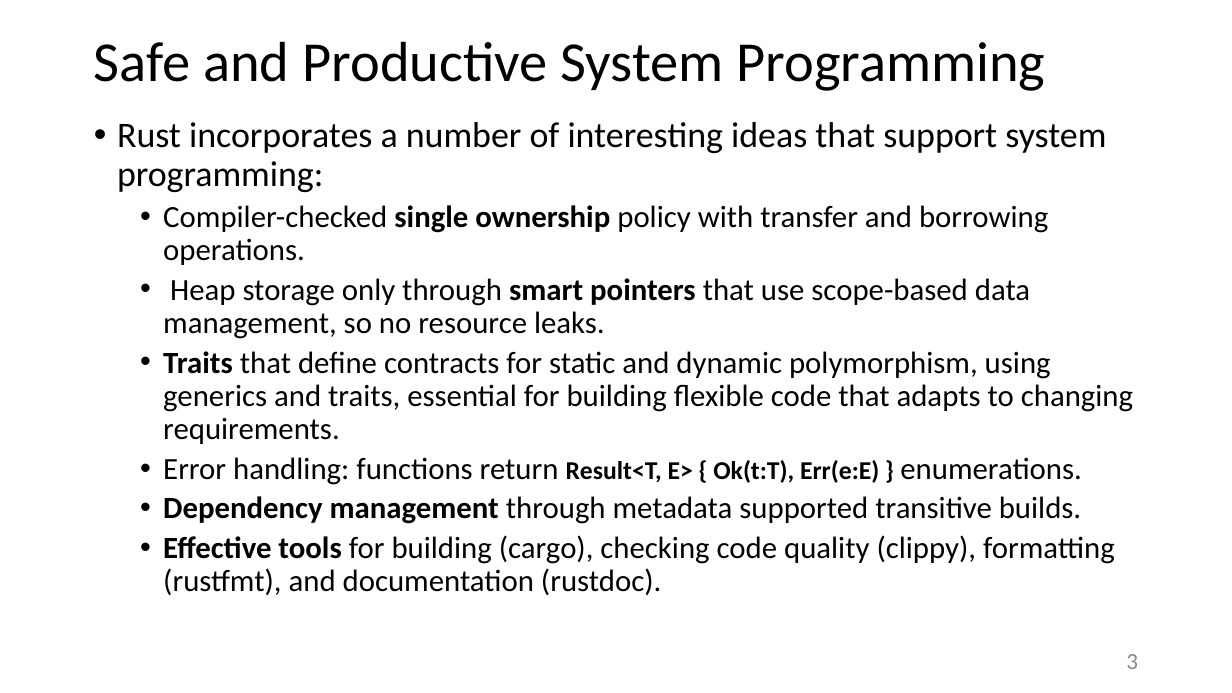
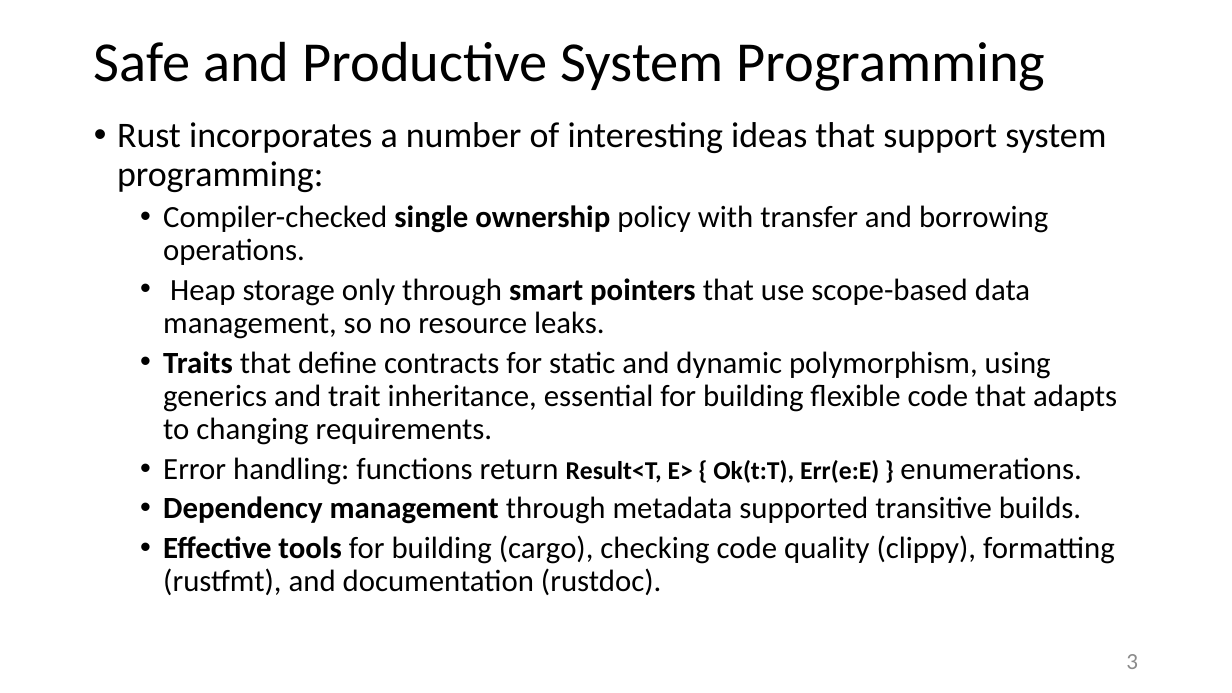
Before and after one commit to JimFawcett/JimFawcett.github.io, a slide deck: slide 3 of Resources/RustErrorHandling.pptx. Drawn at 1232x693 pixels with LibreOffice and Linux fonts; fonts in the diff are those of the drawing. Boxes give left, top, right and bottom in pixels: in the first picture for what was removed or moved away, otherwise in the second. Text is boxed around its words. In the diff, an @@ line names an element or a change of style, - is before the commit and + after.

```diff
--- a/Resources/RustErrorHandling.pptx
+++ b/Resources/RustErrorHandling.pptx
@@ text at bbox=[163, 351, 1117, 445]: text changed @@
-  • Traits that define contracts for static and dynamic polymorphism, using generics and traits, essential for building flexible code that adapts to changing requirements.
+  • Traits that define contracts for static and dynamic polymorphism, using generics and trait inheritance, essential for building flexible code that adapts to changing requirements.
```
Also in this commit, not shown: 1 other slide changed, 1 other file.
